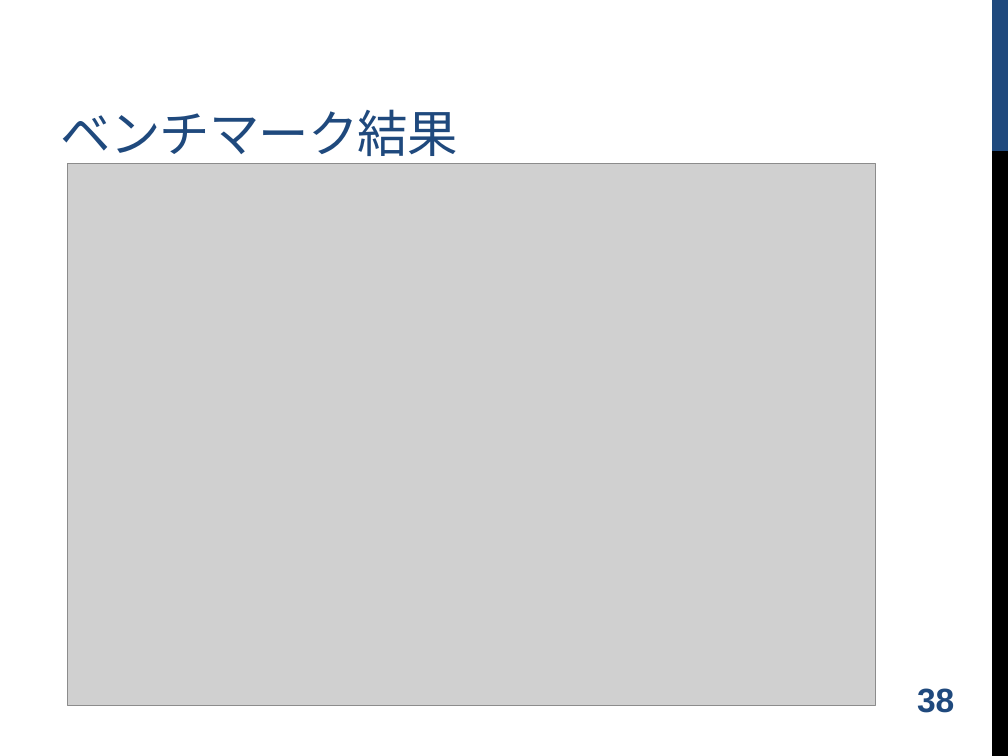
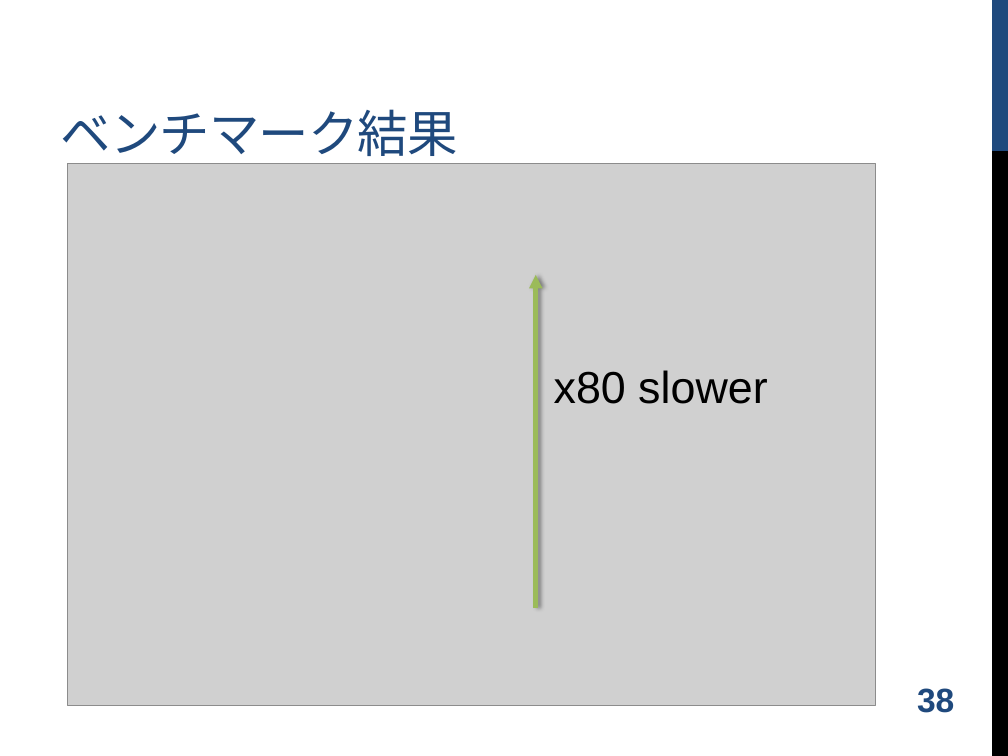
Before and after one commit to shugo/DCW2016, a slide deck: slide 39 of ruby_data_analysis.pptx. Drawn at 1008x756 pixels with LibreOffice and Linux fonts; fonts in the diff are those of the drawing; grey boxes stand for pictures; background and template pictures are left out. Boxes give left, top, right and bottom in pixels: in the first picture for what was removed or moved away, otherwise in the second. Text is boxed around its words. In the diff, an @@ line names an element or a change of style, - is before the commit and + after.

```diff
--- a/ruby_data_analysis.pptx
+++ b/ruby_data_analysis.pptx
@@ arrow added from (535, 608) to (535, 275), #9BBB59 3.25 pt @@
@@ text added at [554, 370, 767, 404], 32 pt, text #000000 @@
+x80 slower
```
Also in this commit, not shown: 5 other slides changed, 1 slide added, 1 other file.
